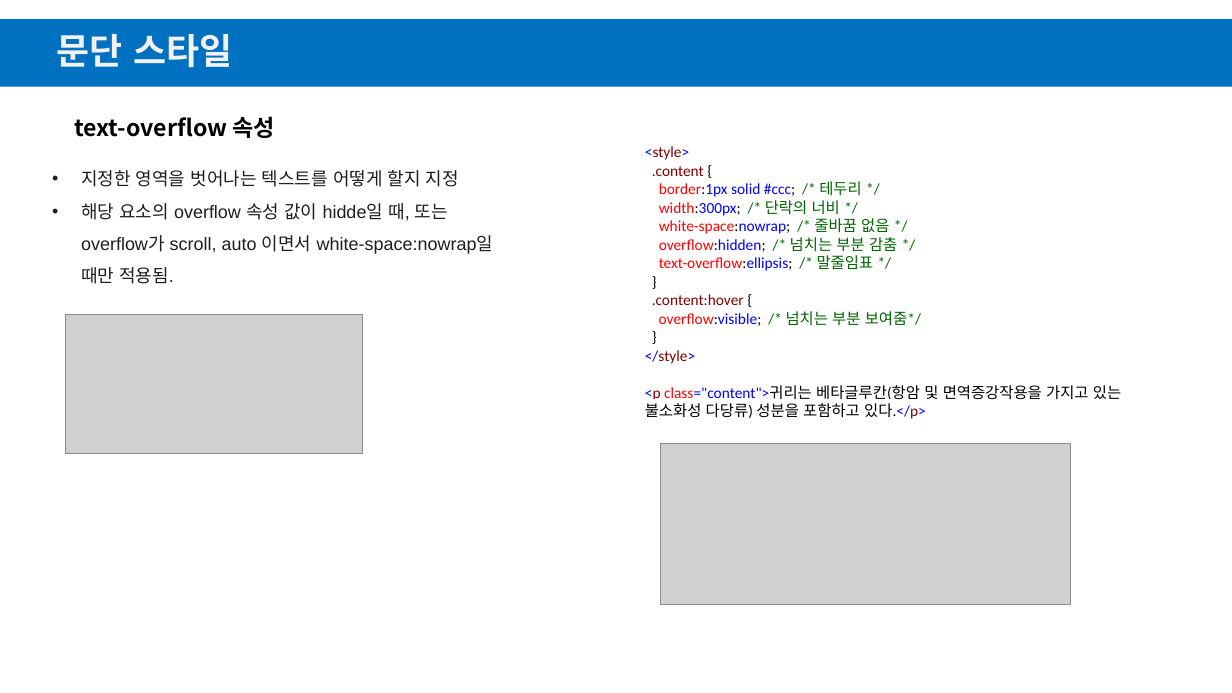
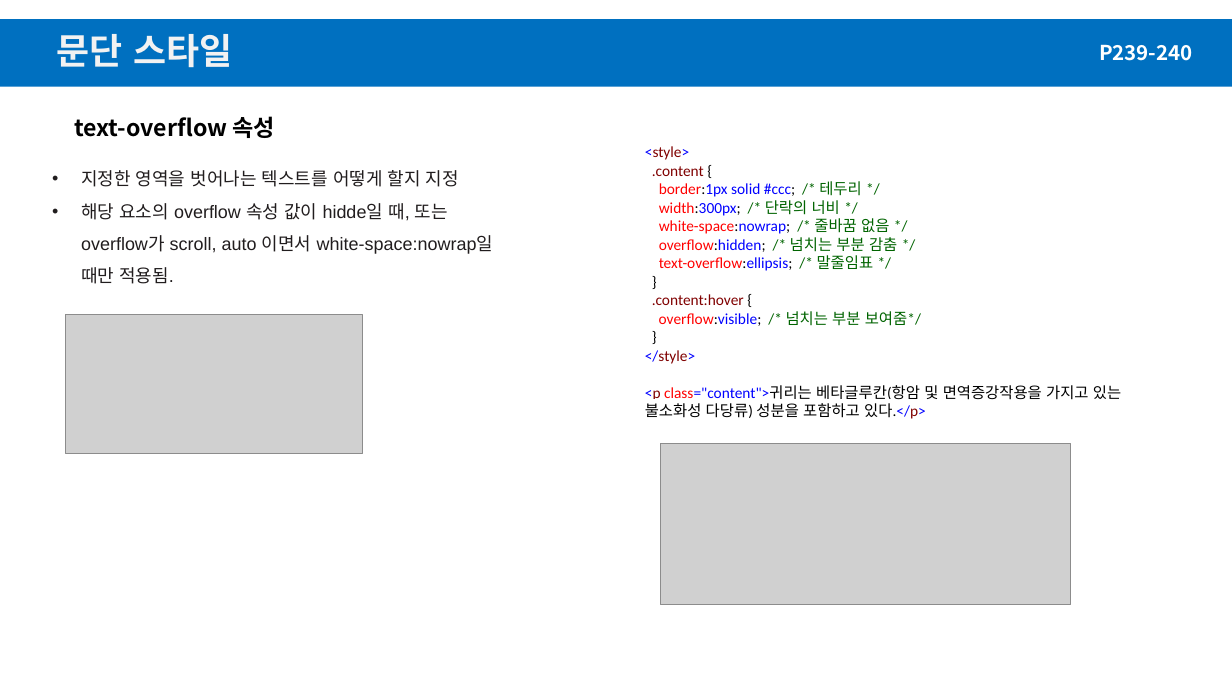
Before and after one commit to KRMGJ/html, a slide deck: slide 16 of 06.pptx. Drawn at 1232x693 pixels with LibreOffice and Linux fonts; fonts in the diff are those of the drawing; grey boxes stand for pictures; background and template pictures are left out. Boxes give left, top, right and bottom in pixels: in the first picture for what was removed or moved away, otherwise in the second. Text is boxed around its words. In the diff, an @@ line names an element or a change of style, - is before the commit and + after.

```diff
--- a/06.pptx
+++ b/06.pptx
@@ text added at <box>1099,44,1193,61</box>, 16 pt, text #FFFFFF, bold @@
+P239-240
```
Also in this commit, not shown: 18 other slides changed, 38 other files.
